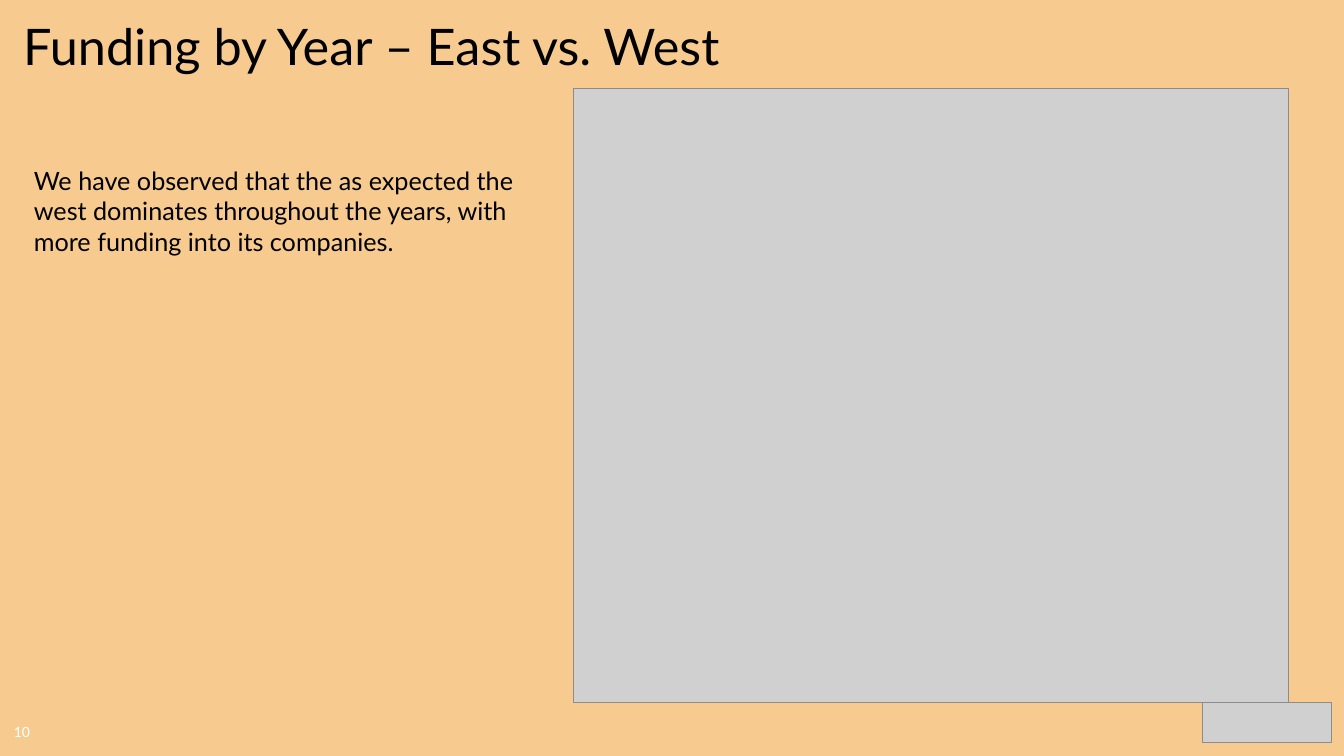
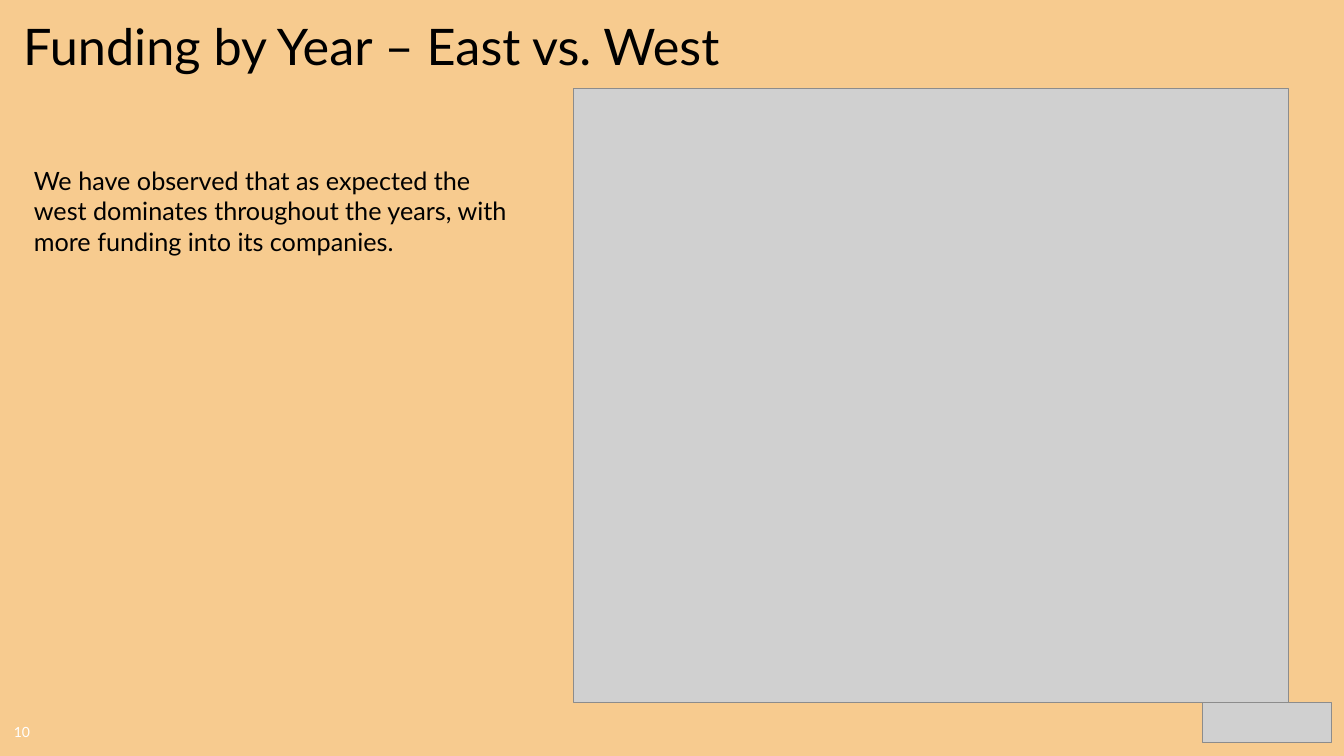
Before and after one commit to CharlesPBiggar/Data-Analytics-Project-1, a slide deck: slide 10 of Presentation/GiterDun Presentation.pptx. Drawn at 1344x756 pixels with LibreOffice and Linux fonts; fonts in the diff are those of the drawing; grey boxes stand for pictures; background and template pictures are left out. Boxes give left, top, right and bottom in pixels: in the first picture for what was removed or moved away, otherwise in the second. Text is boxed around its words. In the diff, an @@ line names an element or a change of style, - is before the commit and + after.

Commit message:
dons slides

```diff
--- a/Presentation/GiterDun Presentation.pptx
+++ b/Presentation/GiterDun Presentation.pptx
@@ text at <box>34,171,507,255</box>: text changed @@
-We have observed that the as expected the west dominates throughout the years, with more funding into its companies.
+We have observed that as expected the west dominates throughout the years, with more funding into its companies.
```
Also in this commit, not shown: 1 other file.
